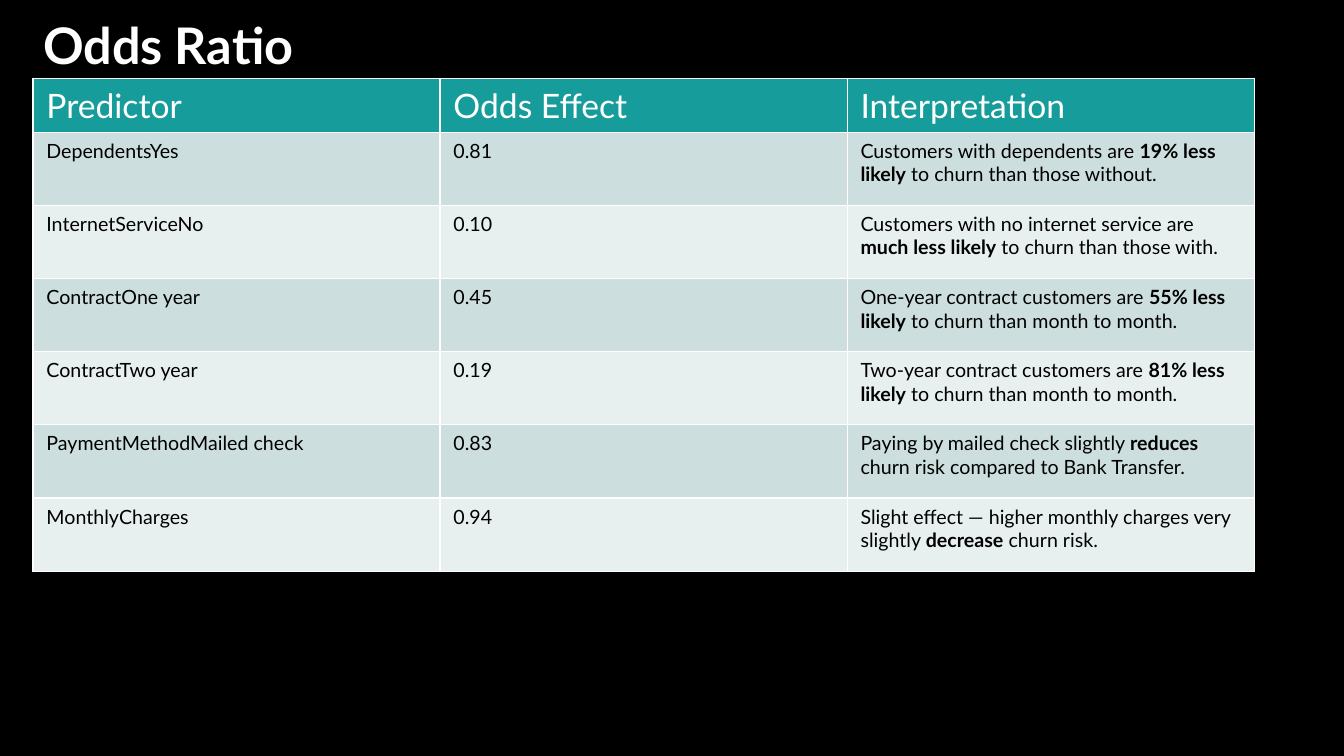
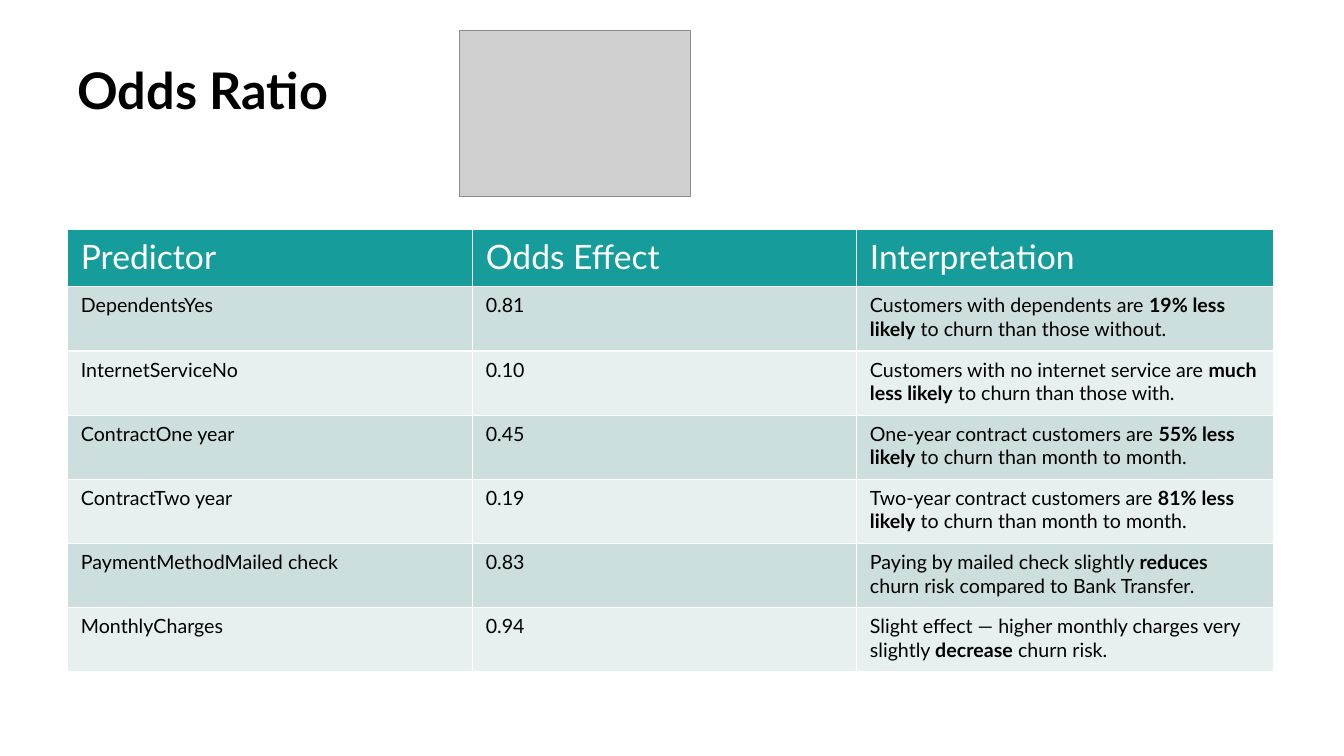
Before and after one commit to whygit10/dddm-final-project, a slide deck: slide 9 of ppt_template.pptx. Drawn at 1344x756 pixels with LibreOffice and Linux fonts; fonts in the diff are those of the drawing; grey boxes stand for pictures. Boxes give left, top, right and bottom in pixels: in the first picture for what was removed or moved away, otherwise in the second. Text is boxed around its words. In the diff, an @@ line names an element or a change of style, - is before the commit and + after.

```diff
--- a/ppt_template.pptx
+++ b/ppt_template.pptx
@@ background #000000 to #FFFFFF @@
@@ picture added at [460, 30, 692, 197] @@
@@ text "Odds Ratio": place and size @@
-text "Odds Ratio" at [43, 26, 294, 65]
+text "Odds Ratio" at [78, 71, 329, 110]
@@ text "Odds Ratio" at [78, 71, 329, 110]: text colour #FFFFFF to #000000; more space between paragraphs @@
@@ table: place and size @@
-table at [33, 79, 1255, 572]
+table at [68, 230, 1274, 673]
```
Also in this commit, not shown: 9 other slides changed.
